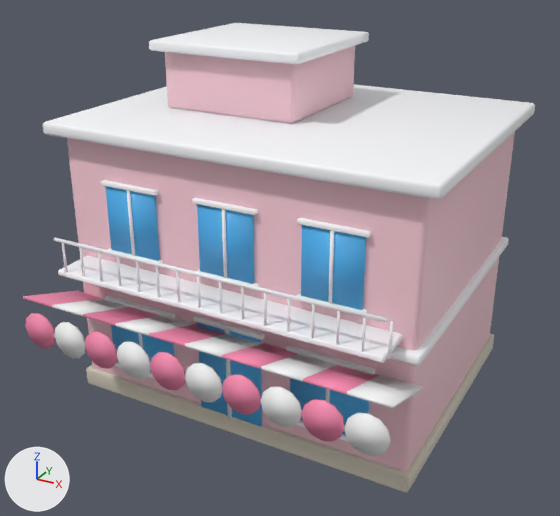
The glTF model public/assets/structures/shop_pink.glb: old version first, new version second.
Both versions are drawn from a 50 mm lens placed at (8.7, -16.87, 11.64), pointed at (0.01, -1.08, 3.75). The axes (+X, +Y, +Z) are drawn at lower left. The lights are the same throughout. The first picture is the older version. Vertices at exactly the same position are counted once.

In view in the first picture: 'shop_pink'.
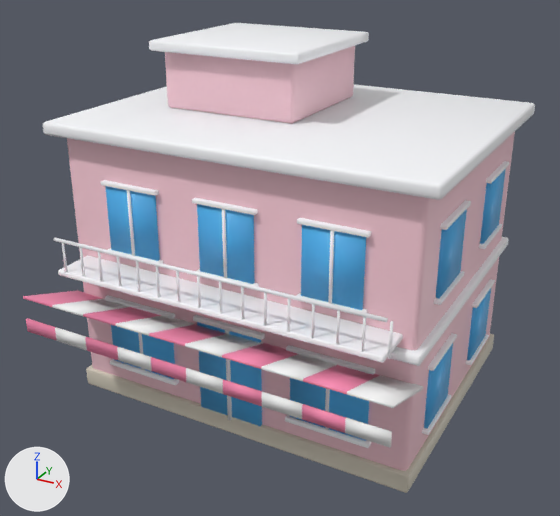
Changed parts and their boxes [x1, y1, x2, y2] in the pictures (560 x 516 px; the box of a moved part takes in the faces that stretch with it):
part 1 of me_shop_pink, added: after [422, 394, 451, 435]
part 2 of me_shop_pink, added: after [428, 333, 457, 371]
part 3 of me_shop_pink, added: after [466, 334, 489, 365]
part 4 of me_shop_pink, added: after [472, 279, 495, 308]
part 5 of me_shop_pink, added: after [434, 271, 464, 305]
part 6 of me_shop_pink, added: after [440, 200, 471, 230]
part 7 of me_shop_pink, added: after [479, 224, 502, 249]
part 8 of me_shop_pink, added: after [486, 161, 509, 184]
part 9 of me_shop_pink, rebuilt (25% shorter): before [25, 313, 117, 369]; after [26, 318, 118, 360]
part 10 of me_shop_pink, rebuilt (18% shorter): before [260, 386, 390, 456]; after [261, 391, 392, 448]
part 11 of me_shop_pink, moved or reshaped: before [117, 342, 261, 415]; after [117, 169, 506, 428]

What the commit changed:
me_shop_pink is used by ob_shop_pink; location (0.0, 0.0, 0.0).
me_shop_pink had 1602 vertices, 2996 faces and spanned x -4.85..4.85, y -5.31..3.85, z 0.0..8.93.
me_shop_pink now has 3112 vertices, 5868 faces and spans x -4.85..4.85, y -5.26..3.85, z 0.0..8.93.
me_shop_pink part 1: the loose piece of 56 vertices spanning x -4.6..4.6, y -3.6..3.6, z 0.0..0.5 is copied, and the copy is scaled about its middle by (0.0238, 0.235, 0.176), then moved by (4.53, -1.7, 0.71), in mat_m_white (white #fbfcff); it spans x 4.41..4.65, y -2.55..-0.85, z 0.91..1.01.
me_shop_pink part 2: the loose piece of 56 vertices spanning x -4.65..4.65, y -3.65..3.65, z 3.3..3.55 is copied, and the copy is scaled about its middle by (0.0214, 0.232, 0.42), then moved by (4.52, -1.7, -0.78); it spans x 4.41..4.63, y -2.55..-0.85, z 2.59..2.69.
me_shop_pink part 3: the loose piece of 56 vertices spanning x -4.6..4.6, y -3.6..3.6, z 0.0..0.5 is copied, and the copy is scaled about its middle by (0.0238, 0.235, 0.176), then moved by (4.53, 1.7, 0.71), in mat_m_white (white #fbfcff); it spans x 4.41..4.65, y 0.85..2.55, z 0.91..1.01.
me_shop_pink part 4: the loose piece of 56 vertices spanning x -4.65..4.65, y -3.65..3.65, z 3.3..3.55 is copied, and the copy is scaled about its middle by (0.0214, 0.232, 0.42), then moved by (4.52, 1.7, -0.78); it spans x 4.41..4.63, y 0.85..2.55, z 2.59..2.69.
me_shop_pink part 5: the loose piece of 56 vertices spanning x -4.5..4.5, y -3.5..3.5, z 0.0..7.0 is copied, and the copy is scaled about its middle by (0.0245, 0.244, 0.0113), then moved by (4.53, -1.7, 0.76), in mat_m_white (white #fbfcff); it spans x 4.41..4.65, y -2.55..-0.85, z 4.21..4.31.
me_shop_pink part 6: the loose piece of 56 vertices spanning x -4.85..4.85, y -3.85..3.85, z 6.94..7.26 is copied, and the copy is scaled about its middle by (0.0205, 0.22, 0.332), then moved by (4.52, -1.7, -1.16); it spans x 4.41..4.63, y -2.55..-0.85, z 5.89..5.99.
me_shop_pink part 7: the loose piece of 56 vertices spanning x -4.5..4.5, y -3.5..3.5, z 0.0..7.0 is copied, and the copy is scaled about its middle by (0.0245, 0.244, 0.0113), then moved by (4.53, 1.7, 0.76), in mat_m_white (white #fbfcff); it spans x 4.41..4.65, y 0.85..2.55, z 4.21..4.31.
me_shop_pink part 8: the loose piece of 56 vertices spanning x -4.85..4.85, y -3.85..3.85, z 6.94..7.26 is copied, and the copy is scaled about its middle by (0.0205, 0.22, 0.332), then moved by (4.52, 1.7, -1.16); it spans x 4.41..4.63, y 0.85..2.55, z 5.89..5.99.
me_shop_pink part 9: the loose piece of 68 vertices spanning x -4.7..-1.88, y -5.31..-5.26, z 2.09..3.03 is rebuilt with 16 vertices and now spans x -4.7..-1.88, y -5.26..-5.21, z 2.41..2.75.
me_shop_pink part 10: the loose piece of 68 vertices spanning x 1.88..4.7, y -5.31..-5.26, z 2.09..3.03 is rebuilt with 16 vertices and now spans x 1.88..4.7, y -5.26..-5.21, z 2.41..2.75.
me_shop_pink part 11: 94 vertices removed from x -1.88..1.88, y -5.31..-5.26, z 2.09..3.03; 124 vertices added at x -4.58..4.58, y -5.26..3.58, z 1.0..5.9.
Other edits to the shape of me_shop_pink do not show in these pictures.
